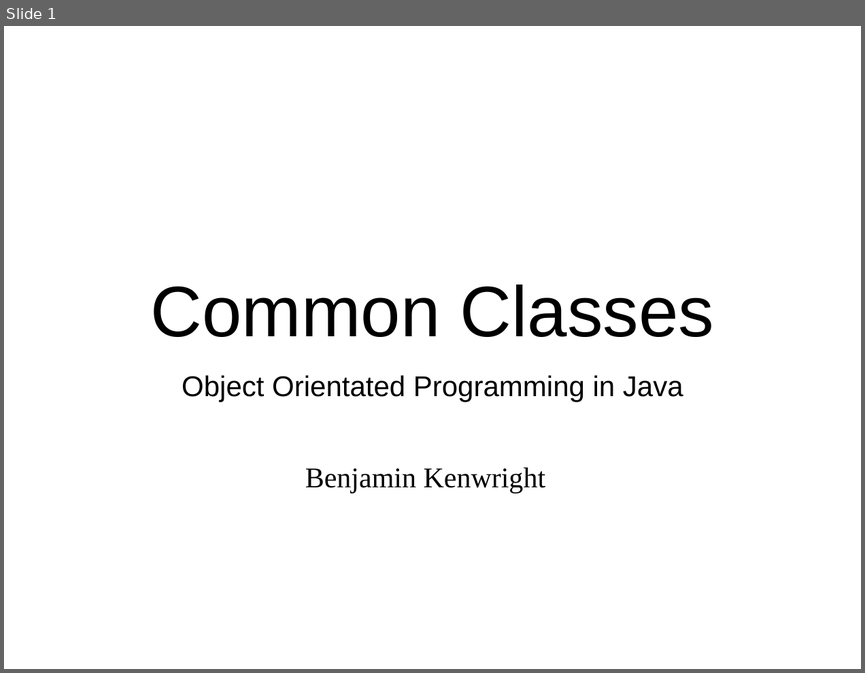
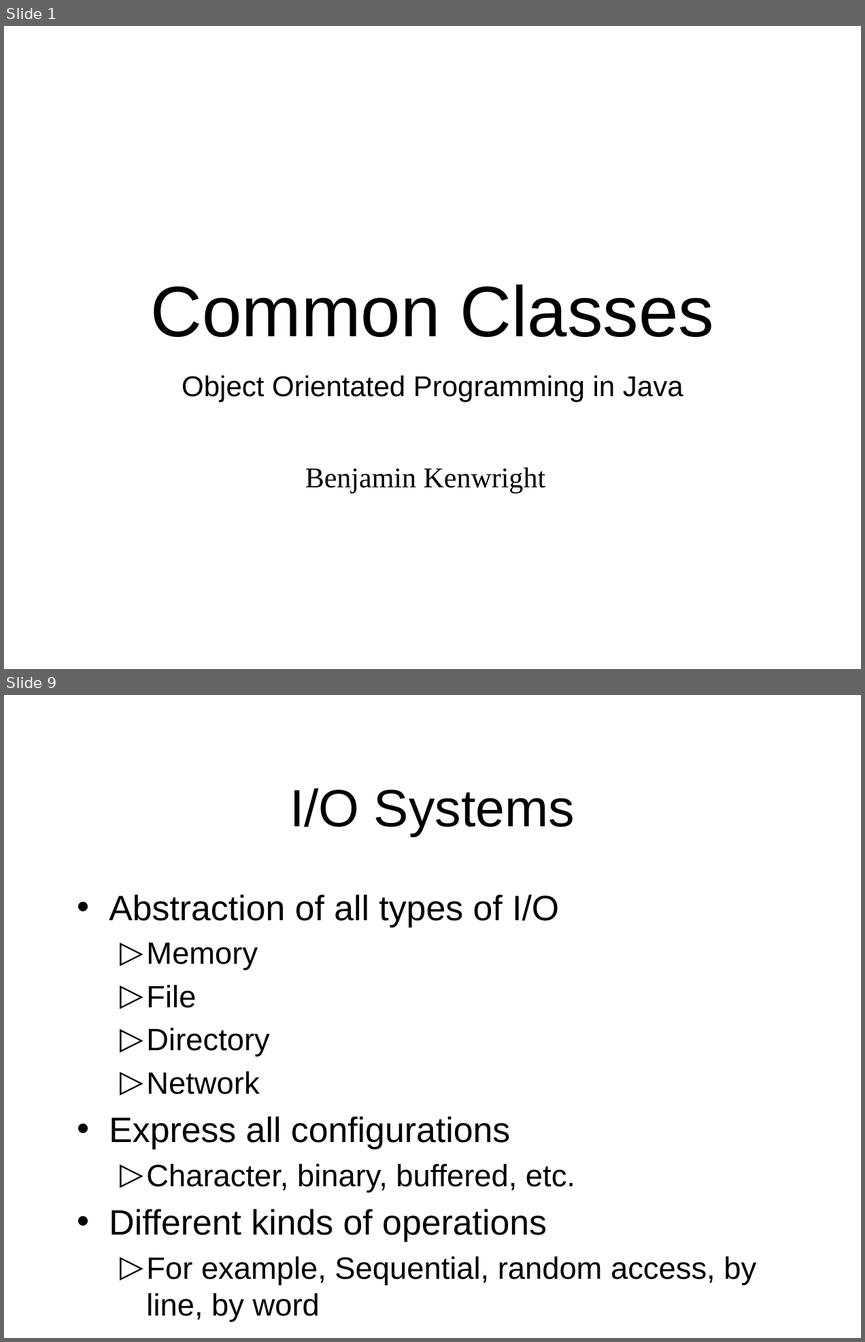
Before and after one commit to octaviordz/zjnu2017.github.io, a slide deck: OOP/lectures/090--Common.Classes.pptx. Shown one above the other, each under a label of ours: slide 1 before the commit, slides 1 and 9 after it; the slides between them are not shown. The pictures are 865x673 and 865x1342 pixels, drawn with LibreOffice and Linux fonts; fonts in the diff are those of the drawing. Boxes give left, top, right and bottom in pixels: in the first picture for what was removed or moved away, otherwise in the second. Text is boxed around its words. In the diff, an @@ line names an element or a change of style, - is before the commit and + after.

```diff
--- a/OOP/lectures/090--Common.Classes.pptx
+++ b/OOP/lectures/090--Common.Classes.pptx
@@ slide 9 added at [4,695,861,1338], background #FFFFFF @@
@@ title added at [290,788,575,836], 44 pt, text #000000 @@
+I/O Systems
@@ text added at [109,894,756,1322], 25.9 pt, text #000000 @@
+• Abstraction of all types of I/O
+  ▷ Memory
+  ▷ File
+  ▷ Directory
+  ▷ Network
+• Express all configurations
+  ▷ Character, binary, buffered, etc.
+• Different kinds of operations
+  ▷ For example, Sequential, random access, by line, by word
```
Also in this commit, not shown: 4 slides changed, 24 other slides added, 1 slide removed, 7 other files.
